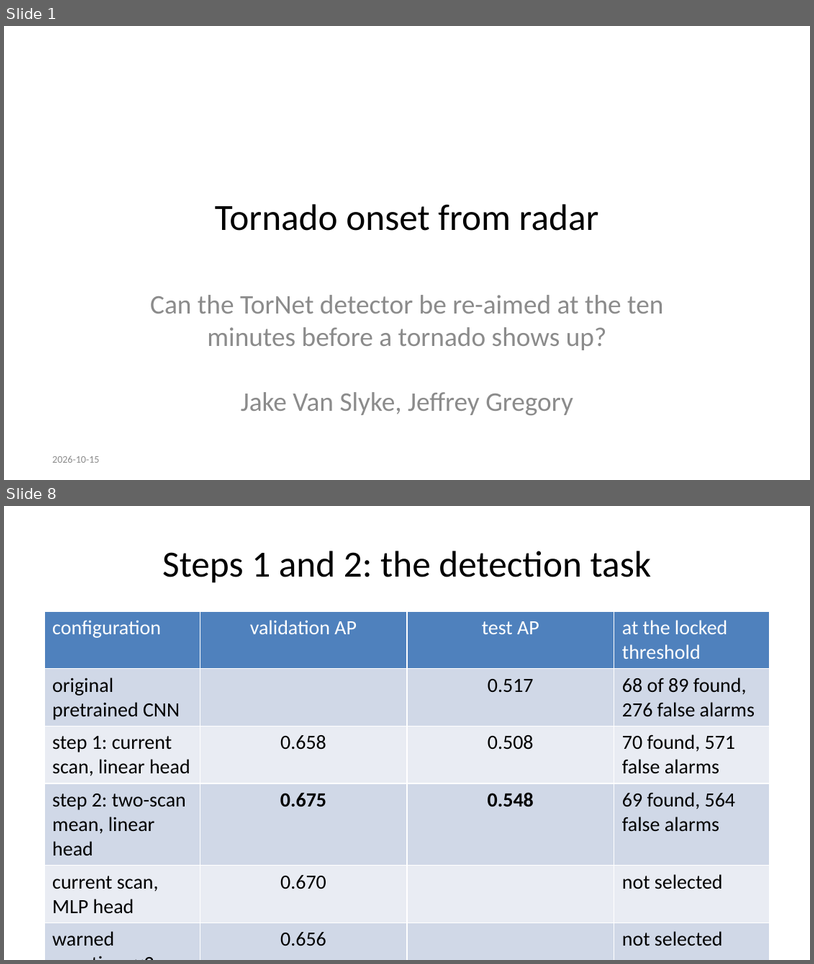
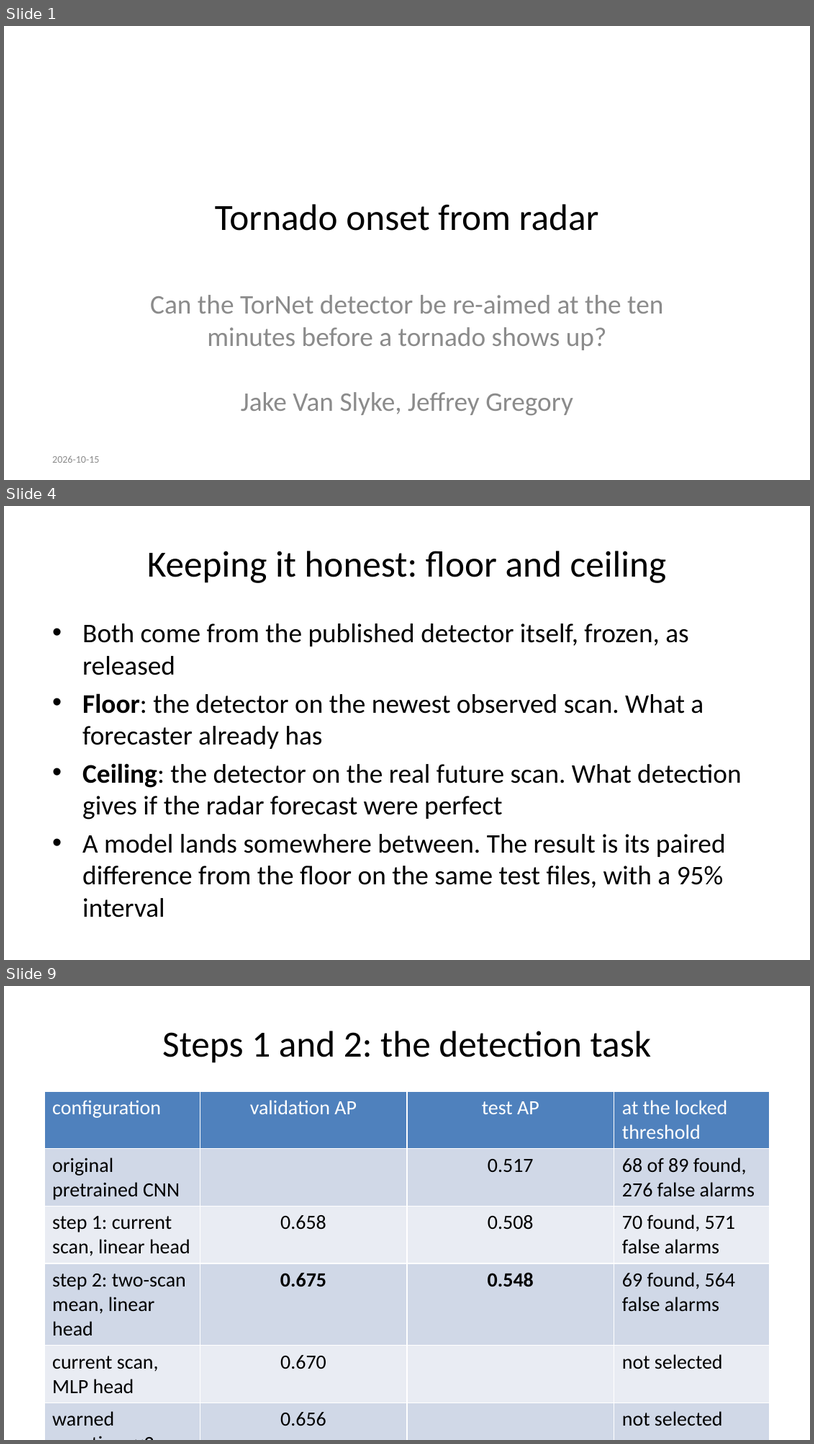
Before and after one commit to jakeryderv/tornado-onset, a slide deck: slides.pptx. Shown one above the other, each under a label of ours: slides 1 and 8 before the commit, slides 1, 4 and 9 after it; the slides between them are not shown. The pictures are 814x964 and 814x1444 pixels, drawn with LibreOffice and Linux fonts; fonts in the diff are those of the drawing. Boxes give left, top, right and bottom in pixels: in the first picture for what was removed or moved away, otherwise in the second. Text is boxed around its words. In the diff, an @@ line names an element or a change of style, - is before the commit and + after.

```diff
--- a/slides.pptx
+++ b/slides.pptx
@@ slide 4 added at [4,506,810,960], background #FFFFFF @@
@@ title added at [147,551,666,583], 33 pt, text #000000 @@
+Keeping it honest: floor and ceiling
@@ text added at [82,623,742,917], 24 pt, text #000000 @@
+• Both come from the published detector itself, frozen, as released
+• Floor: the detector on the newest observed scan. What a forecaster already has
+• Ceiling: the detector on the real future scan. What detection gives if the radar forecast were perfect
+• A model lands somewhere between. The result is its paired difference from the floor on the same test files, with a 95% interval
@@ what was slide 8 is now slide 9 @@
```
Also in this commit, not shown: 12 slides changed, 1 other slide added, 1 other file.
